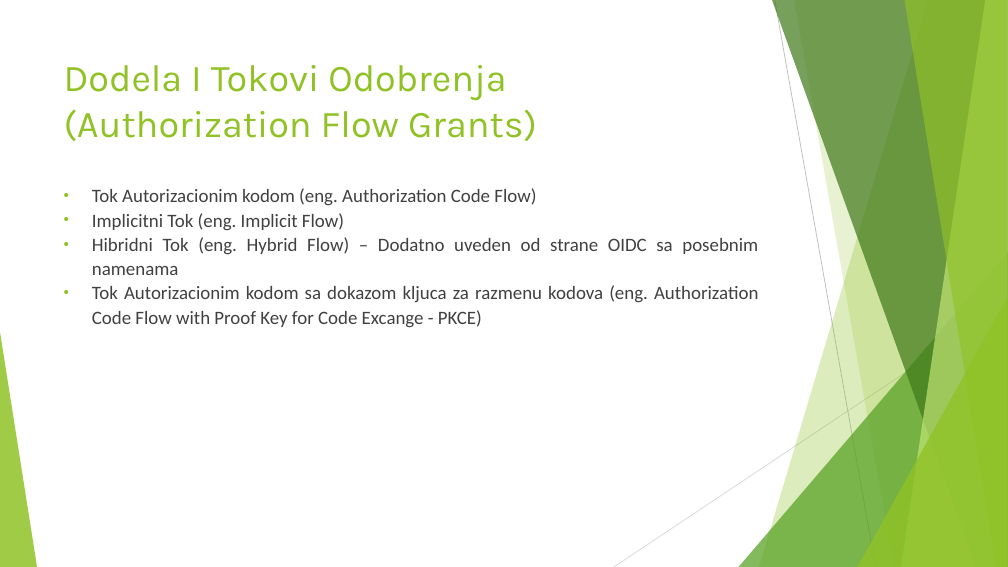
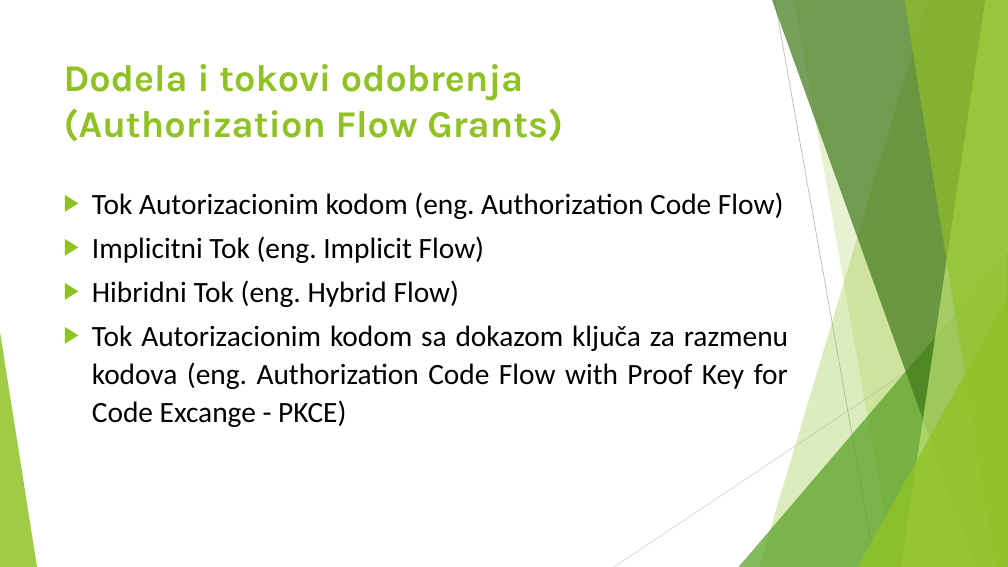
Before and after one commit to enimenss/IdentityServer4AndOAuth2, a slide deck: slide 8 of SSOPresentation.pptx. Drawn at 1008x567 pixels with LibreOffice and Linux fonts; fonts in the diff are those of the drawing. Boxes give left, top, right and bottom in pixels: in the first picture for what was removed or moved away, otherwise in the second. Text is boxed around its words. In the diff, an @@ line names an element or a change of style, - is before the commit and + after.

```diff
--- a/SSOPresentation.pptx
+++ b/SSOPresentation.pptx
@@ title at box(64, 64, 563, 142): text changed; bold on @@
-Dodela I Tokovi Odobrenja (Authorization Flow Grants)
+Dodela i tokovi odobrenja (Authorization Flow Grants)
@@ text at box(92, 192, 783, 263): size 18 to 28 pt, text colour #404040 to #000000 in "Tok Autorizacionim kodom (eng. Authorization Code Flow)", "Implicitni Tok (eng. Implicit Flow)"; bullet • to ▶; more space between paragraphs @@
@@ text at box(92, 280, 788, 427): text changed; size 18 to 28 pt; text colour #404040 to #000000 @@
-• Hibridni Tok (eng. Hybrid Flow) – Dodatno uveden od strane OIDC sa posebnim namenama
-• Tok Autorizacionim kodom sa dokazom kljuca za razmenu kodova (eng. Authorization Code Flow with Proof Key for Code Excange - PKCE)
+▶ Hibridni Tok (eng. Hybrid Flow)
+▶ Tok Autorizacionim kodom sa dokazom ključa za razmenu kodova (eng. Authorization Code Flow with Proof Key for Code Excange - PKCE)
```
Also in this commit, not shown: 20 other slides changed, 1 slide removed, 1 other file.
